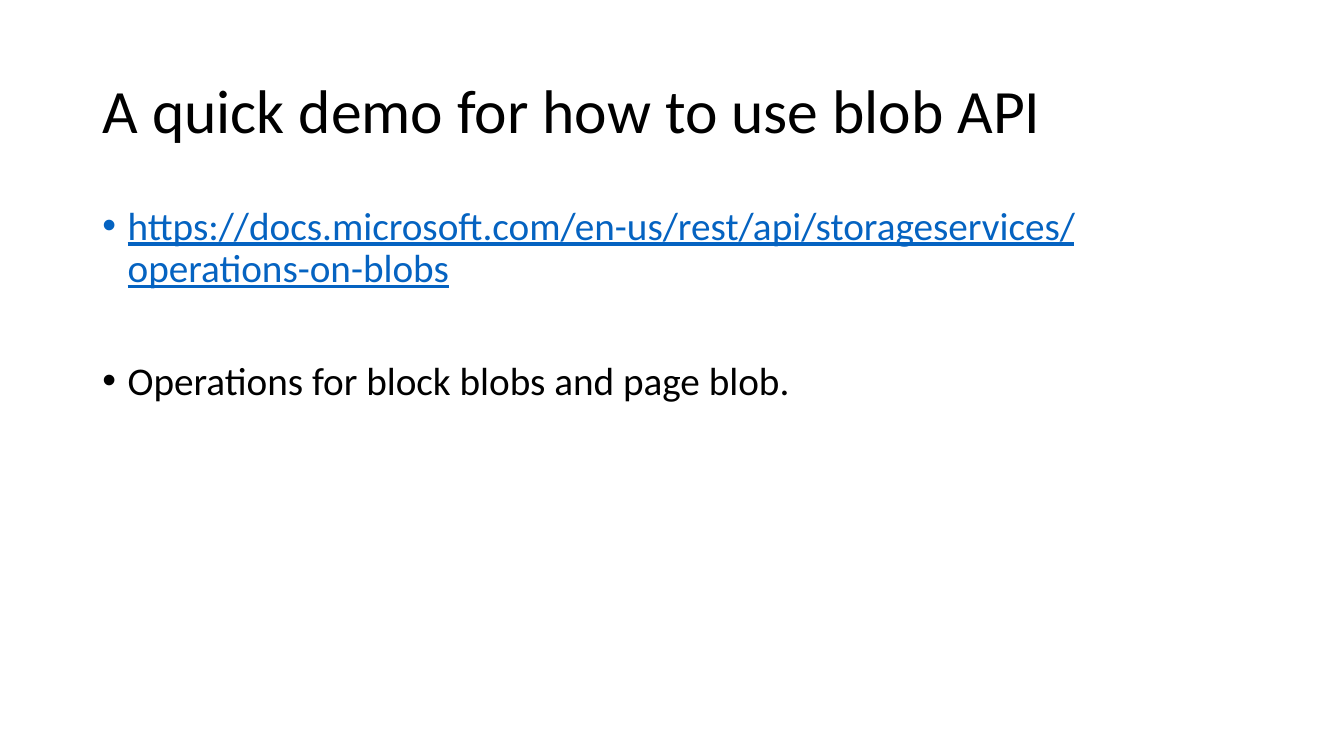
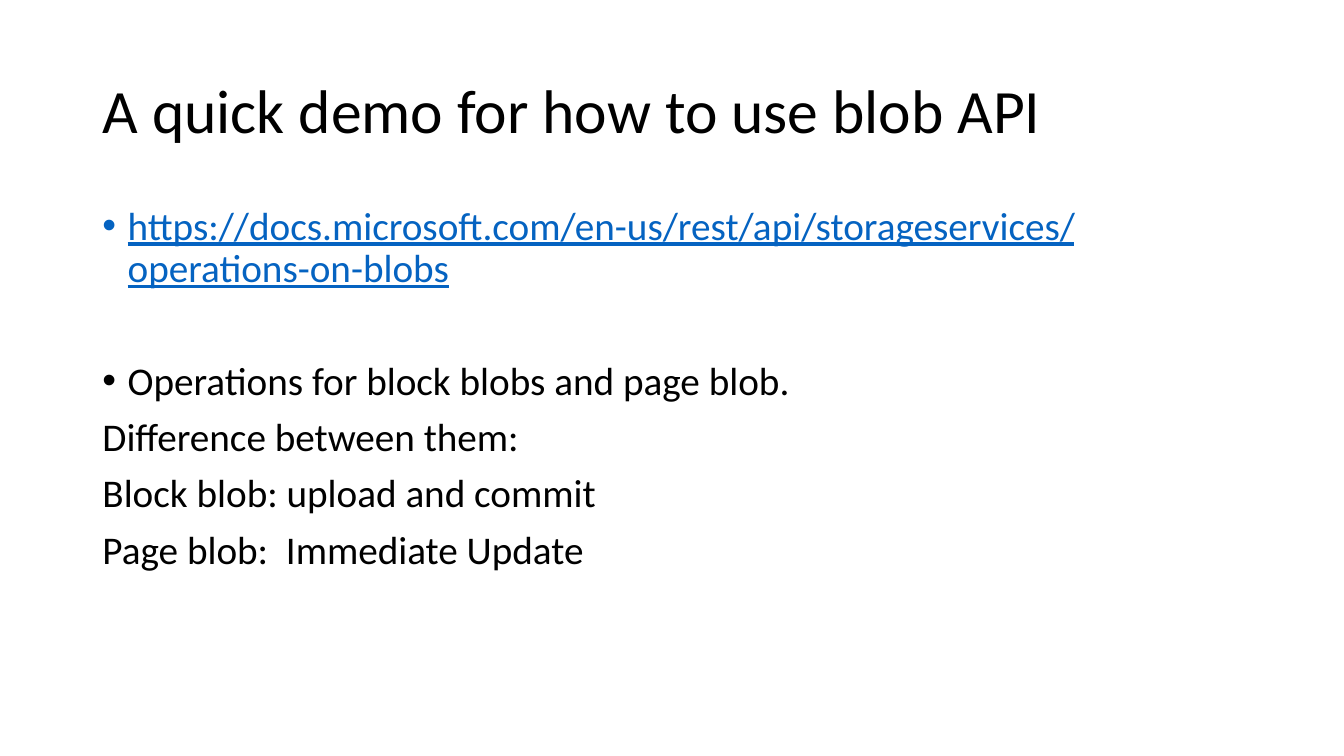
Before and after one commit to LoganZhao/Azure, a slide deck: slide 5 of WAS.pptx. Drawn at 1344x756 pixels with LibreOffice and Linux fonts; fonts in the diff are those of the drawing. Boxes give left, top, right and bottom in pixels: in the first picture for what was removed or moved away, otherwise in the second. Text is boxed around its words. In the diff, an @@ line names an element or a change of style, - is before the commit and + after.

```diff
--- a/WAS.pptx
+++ b/WAS.pptx
@@ text at [102, 423, 595, 571]: paragraphs added @@
+Difference between them:
+Block blob: upload and commit
+Page blob: Immediate Update
```
Also in this commit, not shown: 9 other slides changed, 3 slides added.
